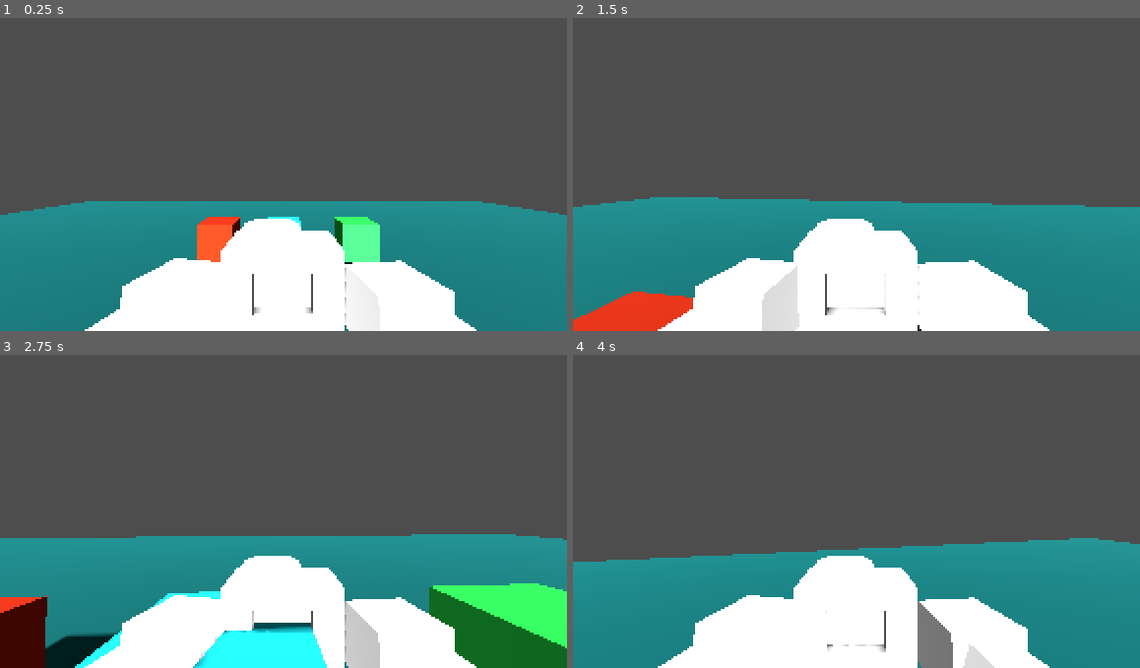
Above: before the commit, frames 1-4 (two rows, left to right).
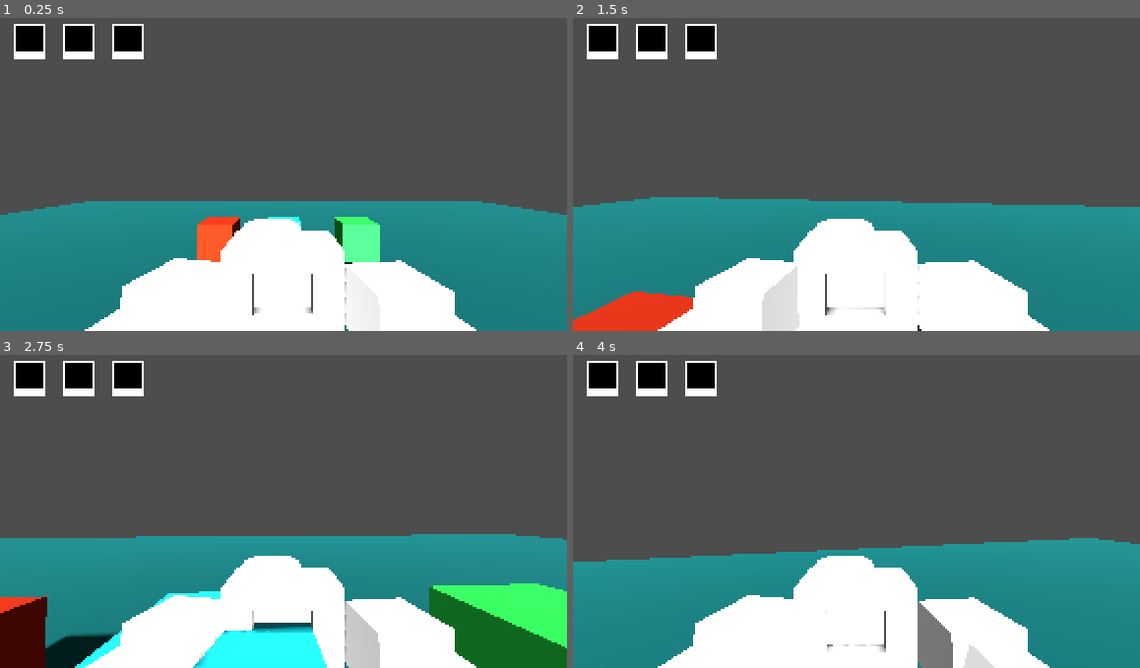
Above: after the commit, the same moments.

Repository: G4vp/TheCopyCam
Game: Godot game, scene res://Scenes/Environment/level.tscn
The game is run twice, just before and just after one commit, with the same random seed, the same clock (stepped at 60 frames per second) and the same inputs.
Inputs (mouse positions are in pixels of both pictures, inside the frame that each line leads up to):
- Up to frame 1 (0.25 s): no input
- Up to frame 2 (1.5 s): move the mouse to (884, 171) at 0.52 s; hold Right mouse button (action_2) 0.53-1.28 s; hold Up (move_up) from 0.53 s (still down); tap Space (jump) at 0.77 s; move the mouse to (828, 171) at 1.27 s; click (828, 171) at 1.35 s
- Up to frame 3 (2.75 s): keep holding Up (move_up); tap Space (jump) at 1.52 s; right-click (255, 508) at 1.55 s; tap Enter at 2 s; move the mouse to (300, 502) at 2.02 s; hold Right mouse button (action_2) from 2.03 s (still down)
- Up to frame 4 (4 s): keep holding Up (move_up); tap Space (jump) at 2.75, 3.02, 3.77 s; move the mouse to (850, 514) at 2.77 s; release Right mouse button (action_2) at 2.78 s; right-click (850, 514) at 2.85 s; move the mouse to (901, 511) at 3.52 s; press the mouse at (901, 511) at 3.53 s; right-click (901, 511) at 3.8 s

The runs differ from the first frame. In frame 1, 1.9% of the frame differs, in the area x 2-26%, y 1-14%; in frame 2, 1.9%; in frame 3, 1.9%; in frame 4, 1.9%.

Commit message:
Photo frame bug fixed

Diff:
--- a/Scenes/Characters/copy_cam_controller.gd
+++ b/Scenes/Characters/copy_cam_controller.gd
@@ -2,7 +2,7 @@
 extends Node3D
 
 signal add_photos_frames(photos:Array, max_photos:int)
-signal hide_photos_frames(photos:Array, max_photos:int)
+signal hide_photos_frames(photos:Array, max_photos:int, photos_put_count:int)
 
 @export var Marker: Marker3D
 @export var CAMERA_RAYCAST : RayCast3D
@@ -11,6 +11,7 @@
 
 @export var MAX_PHOTOS: int = 3
 var PHOTOS_COUNT: int = 0
+var PHOTOS_PUT_COUNT : int = 0
 
 var _item_selection_num : int = 0
 var _selection_mode : bool = false
@@ -38,8 +39,8 @@
 				photos_taken[_item_selection_num].reparent(self.owner.get_parent())
 				photos_taken.remove_at(_item_selection_num)
 				_item_selection_num = 0
-
-				hide_photos_frames.emit(photos_taken,MAX_PHOTOS)
+				PHOTOS_PUT_COUNT += 1
+				hide_photos_frames.emit(photos_taken,MAX_PHOTOS,PHOTOS_PUT_COUNT)
 			_selection_mode = false
 
 		elif len(photos_taken) > 0:
@@ -64,11 +65,11 @@
 				else:
 					RED_PARTICLES.emitting = true
 
-	if event.is_action_pressed("inventory_right"):
-		if len(photos_taken) > 0:
-			if _selection_mode:
-				object_deslection()
-			_item_selection_num = (_item_selection_num + 1)%len(photos_taken)
+	#if event.is_action_pressed("inventory_right"):
+	#	if len(photos_taken) > 0:
+	#		if _selection_mode:
+	#			object_deslection()
+	#		_item_selection_num = (_item_selection_num + 1)%len(photos_taken)
 
 
 	if event.is_action_pressed("ui_up"):
--- a/Scenes/Characters/photos_frame_control.gd
+++ b/Scenes/Characters/photos_frame_control.gd
@@ -5,7 +5,8 @@
 
 # Called when the node enters the scene tree for the first time.
 func _ready():
-	pass # Replace with function body.
+	for i in range(COPY_CAM_CONTROLLER.MAX_PHOTOS):
+		self.add_child(create_texture_rect_child(i))
 
 
 # Called every frame. 'delta' is the elapsed time since the previous frame.
@@ -15,29 +16,27 @@
 
 func _on_add_photos_frames(photos:Array[CopyObject], max_photos:int):
 	# Añadimos de uno en uno, en algun momento el len de photos se pausa y el
-	if self.get_child_count() == 0:
-		for i in range(max_photos):
-			self.add_child(create_texture_rect_child(i))
-	print(photos)
 	add_texture_rect(photos)
 
-func _on_hide_photos_frames(photos:Array[CopyObject], max_photos:int):
-	reset_texture_rect(photos.size(),max_photos)
+func _on_hide_photos_frames(photos:Array[CopyObject], max_photos:int,photos_count:int):
+	reset_texture_rect(max_photos,photos_count)
 	add_texture_rect(photos)
 
 
 func add_texture_rect(photos:Array[CopyObject]):
+	print(len(photos))
 	for i in range(len(photos)):
 		var children_texture_rect = self.get_children()[i] as TextureRect
 		var load_path = "res://Assets/Images/" + photos[i].get_meta("Object_Name")+"_frame.png"
 		children_texture_rect.texture = load(load_path)
 
-func reset_texture_rect(photos_size:int,max_photos:int):
-	for i in range(photos_size,max_photos):
+func reset_texture_rect(max_photos:int, photos_put_count:int):
+	for i in range(max_photos):
 		var children_texture_rect = self.get_children()[i] as TextureRect
 		var load_path = "res://Assets/Images/CameraFrame.png"
 		children_texture_rect.texture = load(load_path)
-		children_texture_rect.modulate = Color("ffffff68")
+		if(i >= max_photos-photos_put_count):
+			children_texture_rect.modulate = Color("ffffff68")
 
 
 func create_texture_rect_child(index: int) -> TextureRect:
--- a/Scenes/Characters/player.tscn
+++ b/Scenes/Characters/player.tscn
@@ -51,12 +51,13 @@
 [node name="arms2" parent="CameraController/Objects" instance=ExtResource("3_7nt2v")]
 transform = Transform3D(0.993955, -0.109786, 1.86265e-09, -0.00395979, -0.0358501, 0.999349, -0.109715, -0.993309, -0.0360682, 0.59336, -0.0176575, -0.017714)
 
-[node name="PhotosFrameControl" type="Control" parent="."]
+[node name="PhotosFrameControl" type="Control" parent="." node_paths=PackedStringArray("COPY_CAM_CONTROLLER")]
 layout_mode = 3
 anchors_preset = 0
 scale = Vector2(0.25, 0.25)
 mouse_filter = 2
 script = ExtResource("4_fpn8k")
+COPY_CAM_CONTROLLER = NodePath("../CameraController/CopyCamController")
 
 [node name="CollisionShape3D" type="CollisionShape3D" parent="."]
 shape = SubResource("CapsuleShape3D_11kdu")
--- a/project.godot
+++ b/project.godot
@@ -19,7 +19,6 @@
 
 window/size/viewport_width=576
 window/size/viewport_height=324
-window/size/mode=2
 window/stretch/mode="viewport"
 window/stretch/scale=2.0
 
